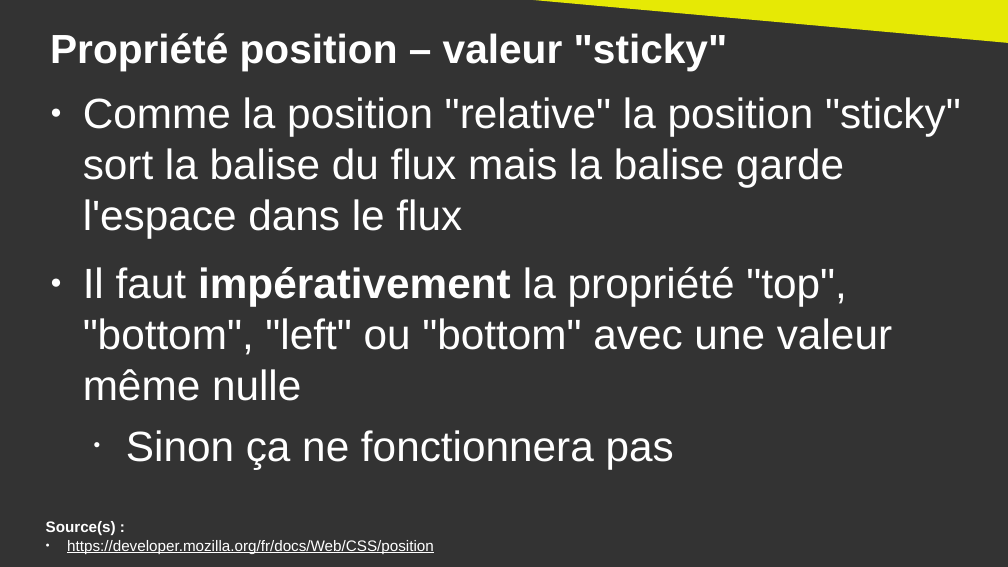
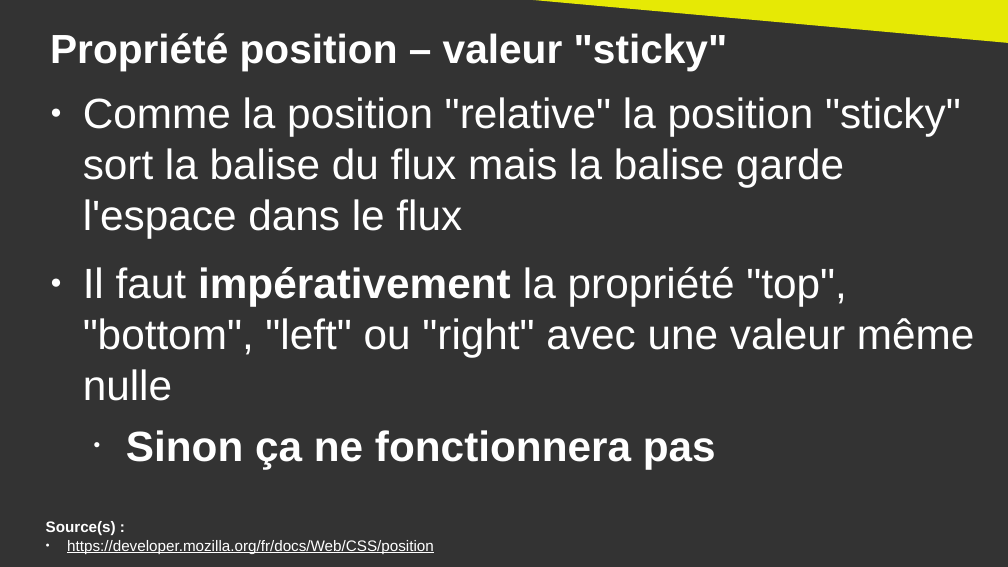
Before and after one commit to DanYellow/cours, a slide deck: slide 16 of integration-web-s2/travaux-pratiques/numero-1/presentation.odp. Drawn at 1008x567 pixels with LibreOffice and Linux fonts; fonts in the diff are those of the drawing. Boxes give left, top, right and bottom in pixels: in the first picture for what was removed or moved away, otherwise in the second. Text is boxed around its words. In the diff, an @@ line names an element or a change of style, - is before the commit and + after.

```diff
--- a/integration-web-s2/travaux-pratiques/numero-1/presentation.odp
+++ b/integration-web-s2/travaux-pratiques/numero-1/presentation.odp
@@ text at box(83, 267, 975, 401): text changed @@
-● Il faut impérativement la propriété "top", "bottom", "left" ou "bottom" avec une valeur même nulle
+● Il faut impérativement la propriété "top", "bottom", "left" ou "right" avec une valeur même nulle
@@ text at box(126, 430, 716, 470): bold on in "Sinon ça ne fonctionnera pas" @@
```
Also in this commit, not shown: 3 other slides changed, 1 other file.
